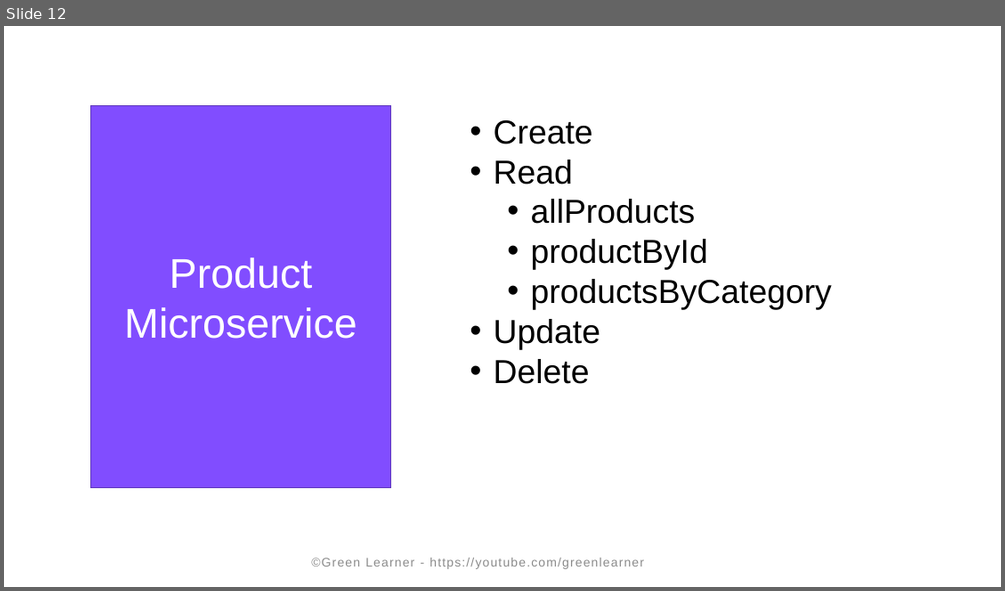
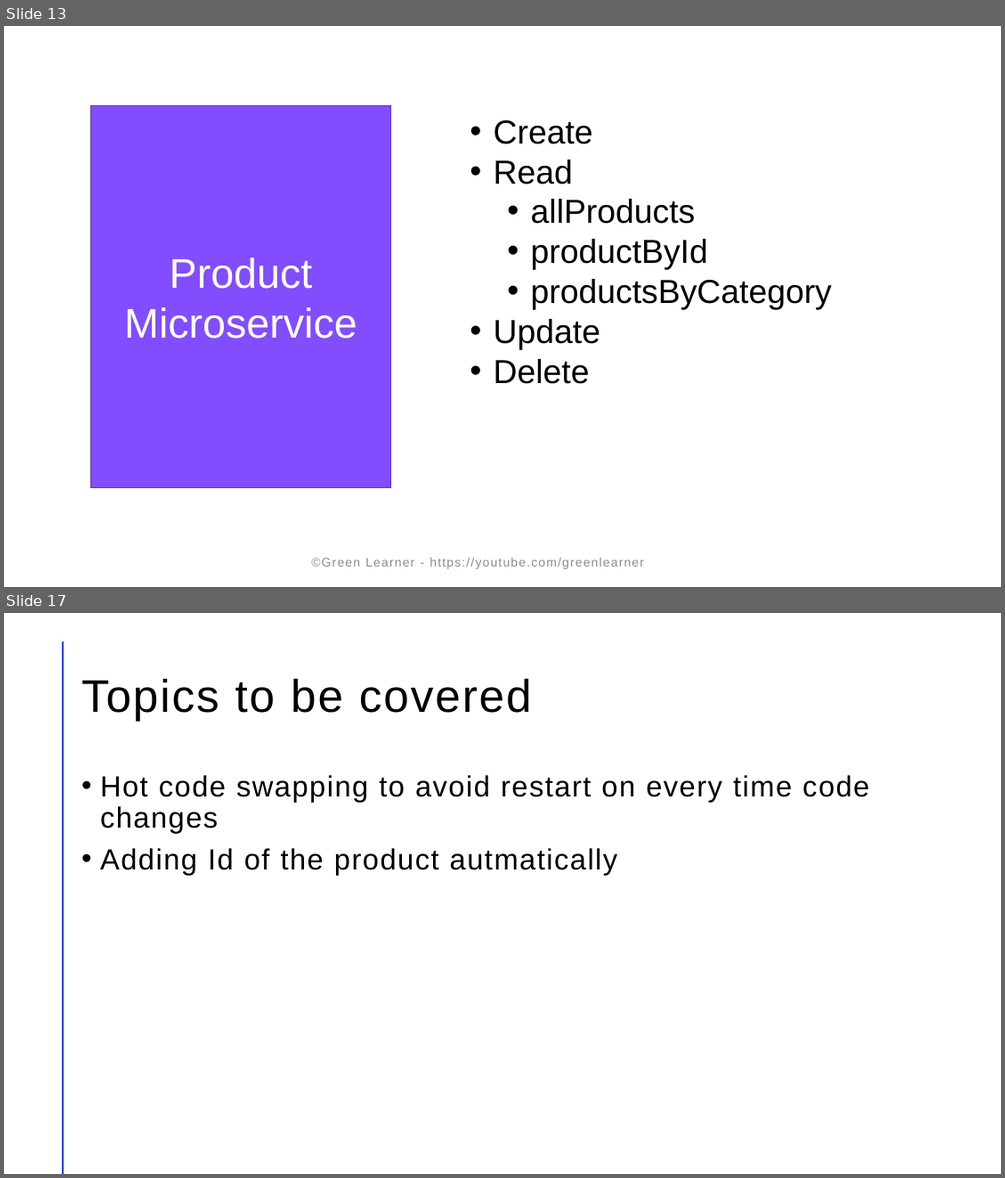
Before and after one commit to codefarm0/microservices-projects-store, a slide deck: Online-Shopping-Portal/microservices-demo.pptx. Shown one above the other, each under a label of ours: slide 12 before the commit, slides 13 and 17 after it; the slides between them are not shown. The pictures are 1005x591 and 1005x1178 pixels, drawn with LibreOffice and Linux fonts; fonts in the diff are those of the drawing. Boxes give left, top, right and bottom in pixels: in the first picture for what was removed or moved away, otherwise in the second. Text is boxed around its words. In the diff, an @@ line names an element or a change of style, - is before the commit and + after.

Commit message:
adding more code for product microservice

```diff
--- a/Online-Shopping-Portal/microservices-demo.pptx
+++ b/Online-Shopping-Portal/microservices-demo.pptx
@@ slide 17 added at [4,613,1001,1174], background #FFFFFF @@
@@ line added from (63, 642) to (63, 1173), #FF9022 2 pt @@
@@ title added at [81,678,532,721], 44 pt, text #000000 @@
+Topics to be covered
@@ text added at [100,775,869,875], 28 pt, text #000000 @@
+• Hot code swapping to avoid restart on every time code changes
+• Adding Id of the product autmatically
@@ what was slide 12 is now slide 13 @@
```
Also in this commit, not shown: 1 slide changed, 10 other slides added, 13 other files.
